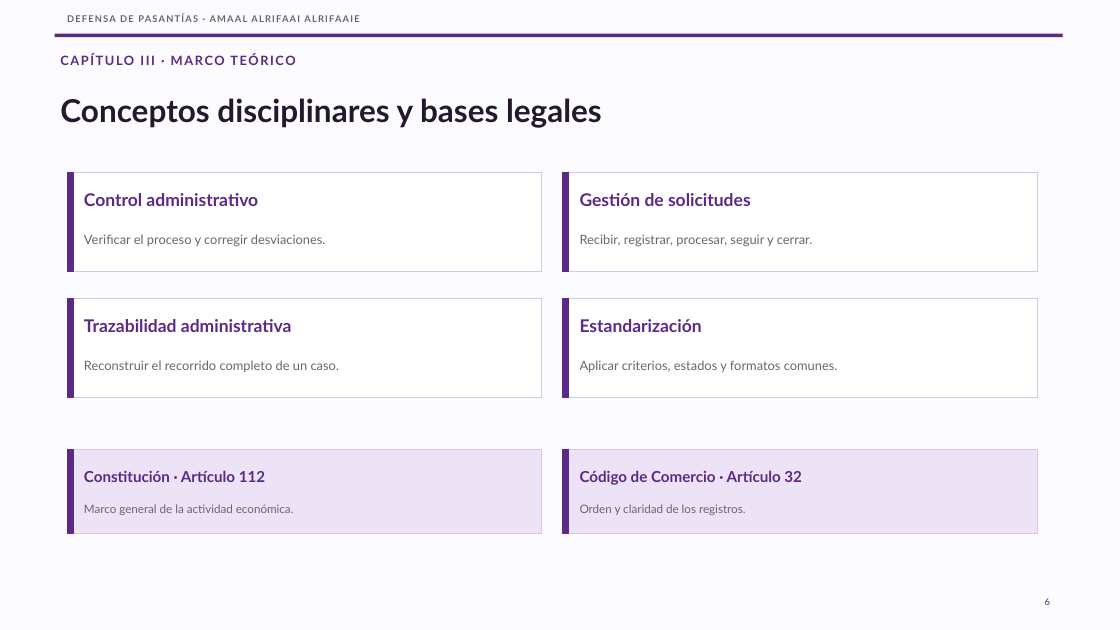
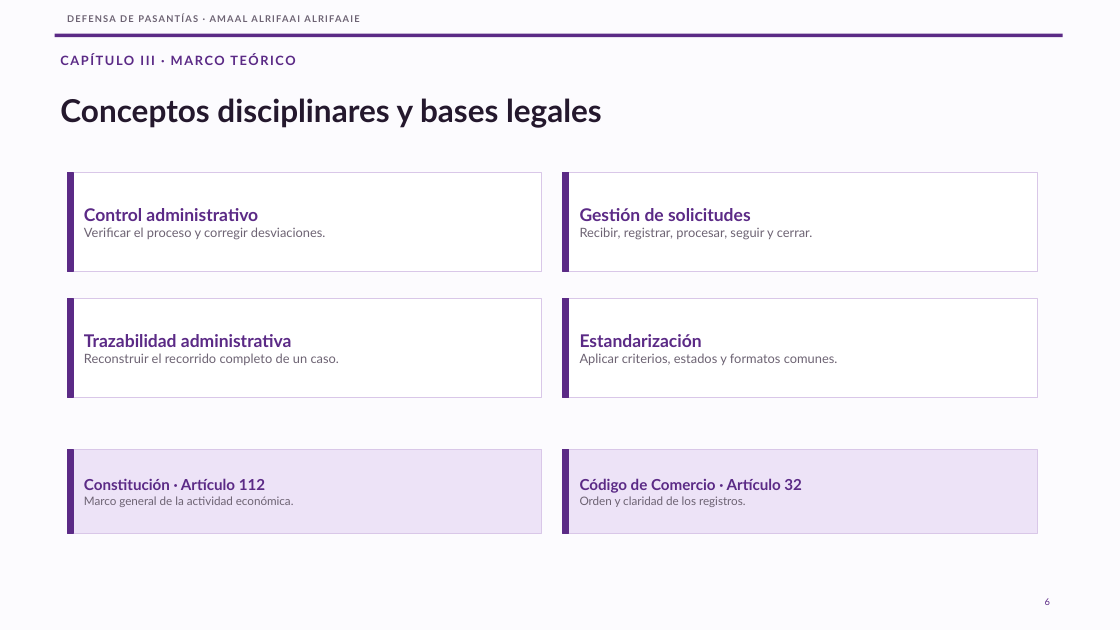
Before and after one commit to JulJuliano/tarea_pasantia, a slide deck: slide 6 of amaal/presentacion/Defensa_Amaal_10_laminas.pptx. Drawn at 1120x630 pixels with LibreOffice and Linux fonts; fonts in the diff are those of the drawing. Boxes give left, top, right and bottom in pixels: in the first picture for what was removed or moved away, otherwise in the second. Text is boxed around its words. In the diff, an @@ line names an element or a change of style, - is before the commit and + after.

Commit message:
Corregir composición de presentación de Amaal

```diff
--- a/amaal/presentacion/Defensa_Amaal_10_laminas.pptx
+++ b/amaal/presentacion/Defensa_Amaal_10_laminas.pptx
@@ text at [84,208,258,221]: paragraph added @@
+Control administrativo
@@ text "Control administrativo": place and size @@
-text "Control administrativo" at [84,234,326,247]
+text "Control administrativo" at [84,208,326,240]
@@ text removed at [84,193,258,206] @@
-Control administrativo
@@ text at [580,208,751,221]: paragraph added @@
+Gestión de solicitudes
@@ text "Gestión de solicitudes": place and size @@
-text "Gestión de solicitudes" at [580,234,813,247]
+text "Gestión de solicitudes" at [580,208,813,240]
@@ text removed at [580,193,751,206] @@
-Gestión de solicitudes
@@ text "Trazabilidad administrativa": place and size @@
-text "Trazabilidad administrativa" at [84,360,339,372]
+text "Trazabilidad administrativa" at [84,334,339,365]
@@ text removed at [84,319,292,332] @@
-Trazabilidad administrativa
@@ text "Estandarización": place and size @@
-text "Estandarización" at [580,360,838,372]
+text "Estandarización" at [580,334,838,365]
@@ text removed at [580,319,702,332] @@
-Estandarización
@@ text at [84,334,292,347]: paragraph added @@
+Trazabilidad administrativa
@@ text at [580,334,702,347]: paragraph added @@
+Estandarización
@@ text at [84,478,265,490]: paragraph added @@
+Constitución · Artículo 112
@@ text "Constitución · Artículo 112": place and size @@
-text "Constitución · Artículo 112" at [84,504,294,515]
+text "Constitución · Artículo 112" at [84,478,294,507]
@@ text removed at [84,470,265,482] @@
-Constitución · Artículo 112
@@ text at [580,478,802,493]: paragraph added @@
+Código de Comercio · Artículo 32
@@ text "Código de Comercio · Artículo ...": place and size @@
-text "Código de Comercio · Artículo ..." at [580,504,746,515]
+text "Código de Comercio · Artículo ..." at [580,478,802,507]
@@ text removed at [580,470,802,485] @@
-Código de Comercio · Artículo 32
```
Also in this commit, not shown: 7 other slides changed, 2 other files.
